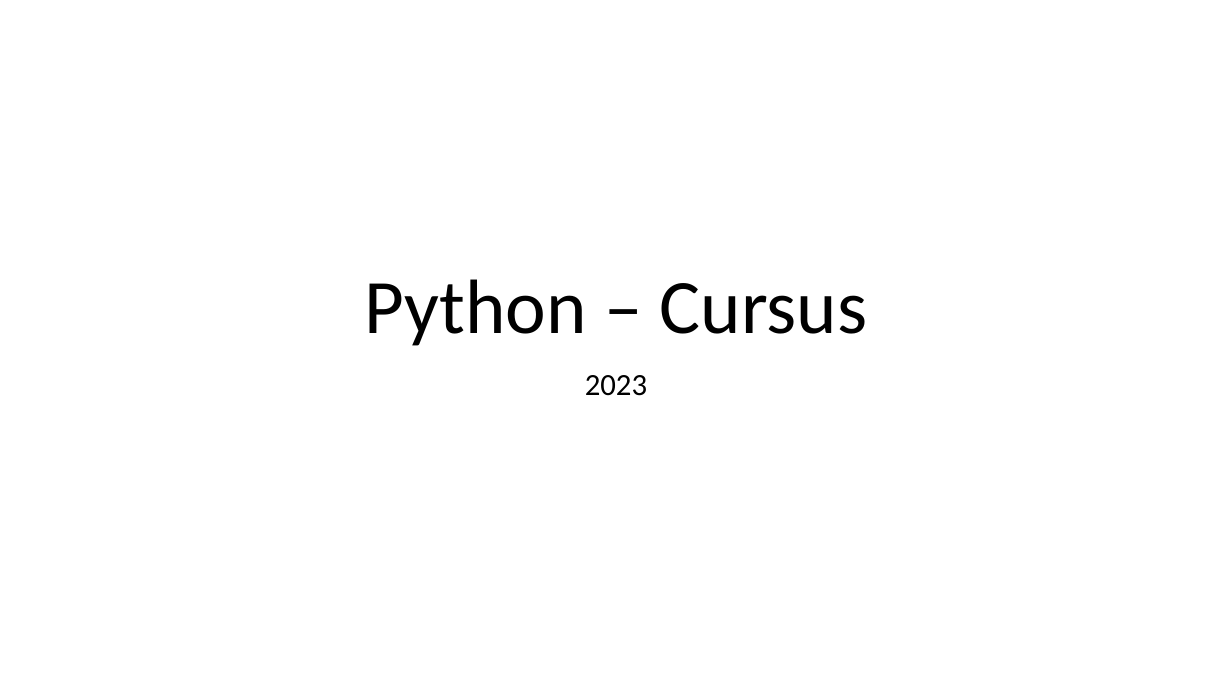
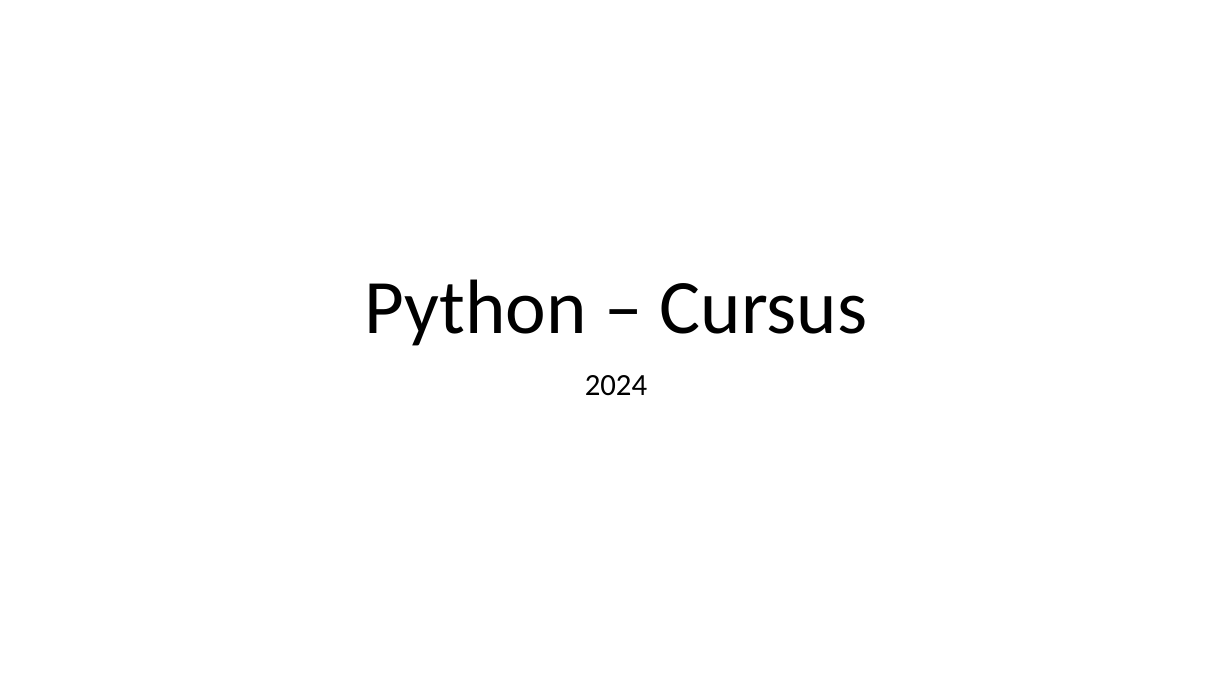
Before and after one commit to LFKoning/knowledge-sharing, a slide deck: slide 1 of python_course/3_pandas_plotting/python_cursus_3.pptx. Drawn at 1232x693 pixels with LibreOffice and Linux fonts; fonts in the diff are those of the drawing. Boxes give left, top, right and bottom in pixels: in the first picture for what was removed or moved away, otherwise in the second. Text is boxed around its words. In the diff, an @@ line names an element or a change of style, - is before the commit and + after.

Commit message:
Update Python course slides

```diff
--- a/python_course/3_pandas_plotting/python_cursus_3.pptx
+++ b/python_course/3_pandas_plotting/python_cursus_3.pptx
@@ subtitle at (585, 375, 647, 396): text changed @@
-2023
+2024
```
Also in this commit, not shown: 3 other slides changed, 1 slide added, 1 other file.
